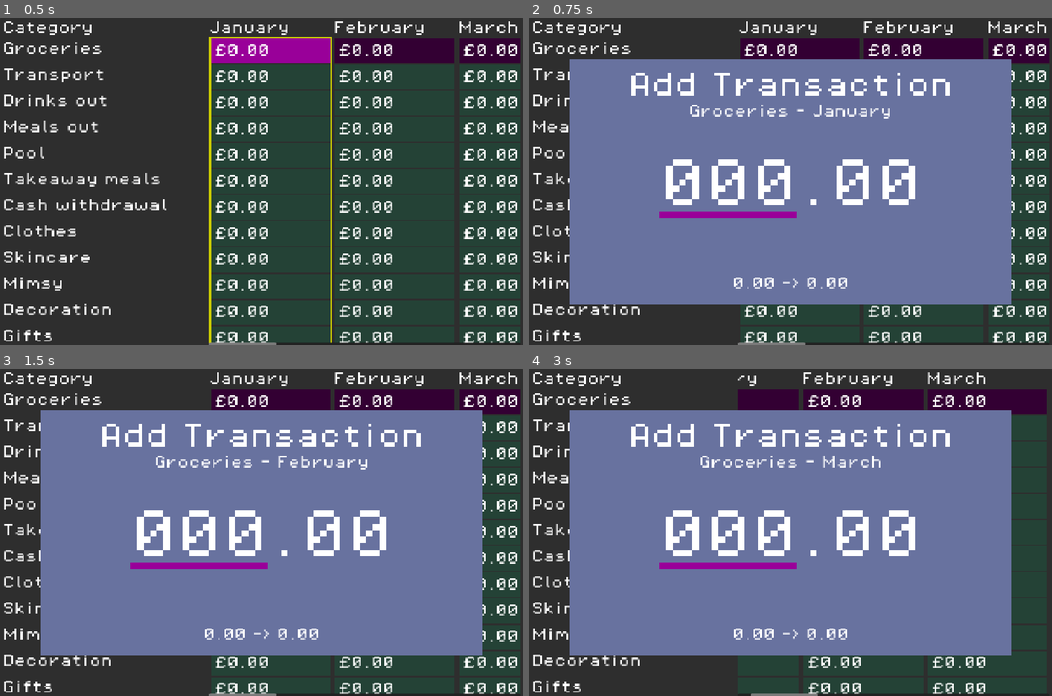
Above: before the commit, frames 1-4 (two rows, left to right).
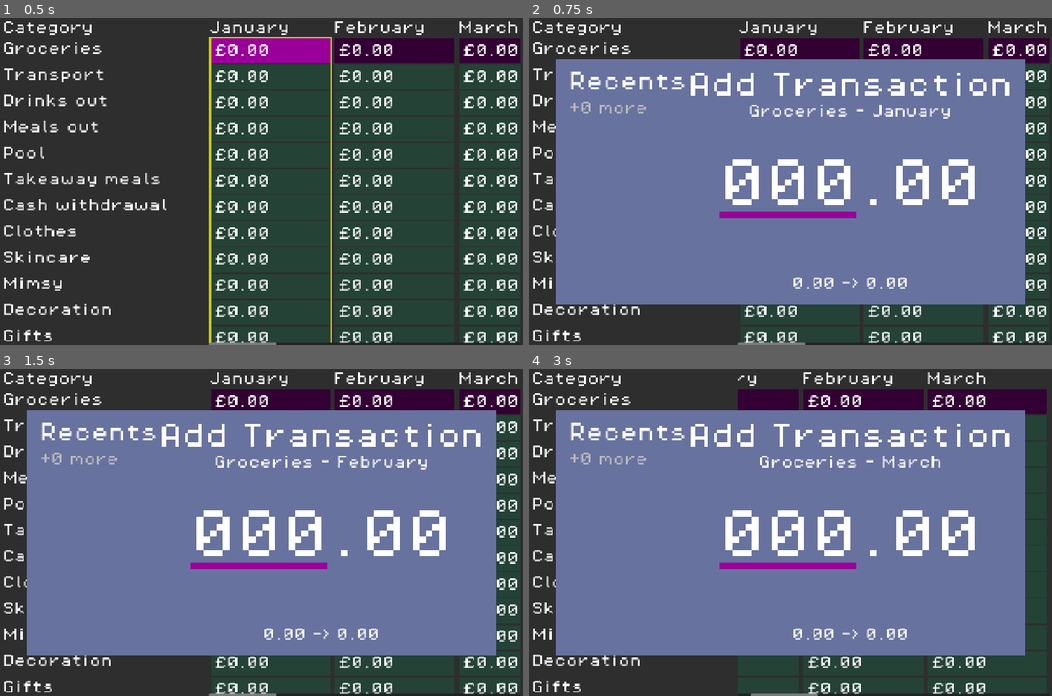
Above: after the commit, the same moments.

Repository: phrasmotica/budget-visualiser
Game: Godot game, scene res://scenes/ui/spreadsheet_ui/spreadsheet_ui.tscn
Same seed, same stepped clock (60 frames per second), same inputs: the game is played once before the commit and once after it.
Inputs (mouse positions are in pixels of both pictures, inside the frame that each line leads up to):
- Up to frame 1 (0.5 s): no input
- Up to frame 2 (0.75 s): tap Enter (ui_accept) at 0.5 s; move the mouse to (905, 165) at 0.52 s; hold Right (ui_right) from 0.53 s (still down); tap Shift (bulk_modifier) at 0.6 s; click (905, 165) at 0.67 s
- Up to frame 3 (1.5 s): tap Enter (ui_accept) at 0.77, 1.25 s; release Right (ui_right) at 1.25 s; drag from (156, 548) to (235, 597) at 1.27 s
- Up to frame 4 (3 s): tap Enter (ui_accept) at 2, 2.75 s; move the mouse to (842, 460) at 2.02 s; hold Right (ui_right) 2.03-2.75 s; tap Z at 2.1 s; drag from (764, 597) to (633, 483) at 2.77 s

Frame 1 is identical in both runs. In frame 2, 12% of the frame differs, in the area x 5-95%, y 12-88%; in frame 3, 12%; in frame 4, 12%.

Commit message:
Show the number of recent transactions in the highlighted month and category when amount entry modal is shown

Diff:
--- a/scenes/ui/amount_entry_modal/amount_entry_modal.gd
+++ b/scenes/ui/amount_entry_modal/amount_entry_modal.gd
@@ -31,6 +31,9 @@
 @onready
 var totaller: AmountTotaller = %Totaller
 
+@onready
+var recent_transactions: RecentTransactions = %RecentTransactions
+
 var _state_factory := AmountEntryModalStateFactory.new()
 var _current_state: AmountEntryModalState = null
 
@@ -52,7 +55,8 @@
 		self,
 		state_data,
 		appearance,
-		totaller)
+		totaller,
+		recent_transactions)
 
 	_current_state.state_transition_requested.connect(switch_state)
 	_current_state.name = "AmountEntryModalStateMachine: %s" % str(state)
--- a/scenes/ui/amount_entry_modal/amount_entry_modal.tscn
+++ b/scenes/ui/amount_entry_modal/amount_entry_modal.tscn
@@ -1,10 +1,11 @@
-[gd_scene load_steps=6 format=3 uid="uid://dw7xjnqey7y0y"]
+[gd_scene load_steps=7 format=3 uid="uid://dw7xjnqey7y0y"]
 
 [ext_resource type="Theme" uid="uid://c1ktlawkckrai" path="res://themes/theme_pixel.tres" id="1_wumc0"]
 [ext_resource type="PackedScene" uid="uid://dtev33c4yaaub" path="res://scenes/ui/amount_edit/amount_edit.tscn" id="2_8gaj6"]
 [ext_resource type="Script" uid="uid://v2v0n4dsl33v" path="res://scenes/ui/amount_entry_modal/amount_entry_modal.gd" id="2_218fl"]
 [ext_resource type="Script" uid="uid://b3ek0xt6yv316" path="res://scenes/ui/amount_entry_modal/amount_entry_modal_appearance.gd" id="2_dmink"]
 [ext_resource type="Script" uid="uid://cyfb673un1meg" path="res://scenes/ui/amount_entry_modal/amount_totaller.gd" id="4_ljdbp"]
+[ext_resource type="PackedScene" uid="uid://cgj8ahx4yu8su" path="res://scenes/ui/recent_transactions/recent_transactions.tscn" id="5_waxe7"]
 
 [node name="AmountEntryModal" type="PanelContainer"]
 custom_minimum_size = Vector2(1080, 600)
@@ -19,17 +20,17 @@
 [node name="Appearance" type="Node" parent="." node_paths=PackedStringArray("header_label", "sub_header_label", "caption_label", "edit_major", "edit_minor")]
 unique_name_in_owner = true
 script = ExtResource("2_dmink")
-header_label = NodePath("../MarginContainer/VBoxContainer/HeaderLabel")
-sub_header_label = NodePath("../MarginContainer/VBoxContainer/SubHeaderLabel")
-caption_label = NodePath("../MarginContainer/VBoxContainer/CaptionLabel")
-edit_major = NodePath("../MarginContainer/VBoxContainer/HBoxContainer/AmountEditMajor")
-edit_minor = NodePath("../MarginContainer/VBoxContainer/HBoxContainer/AmountEditMinor")
+header_label = NodePath("../MarginContainer/HBoxContainer/AmountEntryControls/HeaderLabel")
+sub_header_label = NodePath("../MarginContainer/HBoxContainer/AmountEntryControls/SubHeaderLabel")
+caption_label = NodePath("../MarginContainer/HBoxContainer/AmountEntryControls/CaptionLabel")
+edit_major = NodePath("../MarginContainer/HBoxContainer/AmountEntryControls/HBoxContainer/AmountEditMajor")
+edit_minor = NodePath("../MarginContainer/HBoxContainer/AmountEntryControls/HBoxContainer/AmountEditMinor")
 
 [node name="Totaller" type="Node" parent="." node_paths=PackedStringArray("edit_major", "edit_minor")]
 unique_name_in_owner = true
 script = ExtResource("4_ljdbp")
-edit_major = NodePath("../MarginContainer/VBoxContainer/HBoxContainer/AmountEditMajor")
-edit_minor = NodePath("../MarginContainer/VBoxContainer/HBoxContainer/AmountEditMinor")
+edit_major = NodePath("../MarginContainer/HBoxContainer/AmountEntryControls/HBoxContainer/AmountEditMajor")
+edit_minor = NodePath("../MarginContainer/HBoxContainer/AmountEntryControls/HBoxContainer/AmountEditMinor")
 
 [node name="MarginContainer" type="MarginContainer" parent="."]
 layout_mode = 2
@@ -38,52 +39,59 @@
 theme_override_constants/margin_right = 32
 theme_override_constants/margin_bottom = 32
 
-[node name="VBoxContainer" type="VBoxContainer" parent="MarginContainer"]
+[node name="HBoxContainer" type="HBoxContainer" parent="MarginContainer"]
+layout_mode = 2
+
+[node name="RecentTransactions" parent="MarginContainer/HBoxContainer" instance=ExtResource("5_waxe7")]
+unique_name_in_owner = true
+layout_mode = 2
+
+[node name="AmountEntryControls" type="VBoxContainer" parent="MarginContainer/HBoxContainer"]
 layout_mode = 2
 theme_override_constants/separation = 0
 
-[node name="HeaderLabel" type="Label" parent="MarginContainer/VBoxContainer"]
+[node name="HeaderLabel" type="Label" parent="MarginContainer/HBoxContainer/AmountEntryControls"]
 layout_mode = 2
 theme_override_font_sizes/font_size = 64
 text = "Edit Amount"
 horizontal_alignment = 1
 
-[node name="Spacer" type="Control" parent="MarginContainer/VBoxContainer"]
+[node name="Spacer" type="Control" parent="MarginContainer/HBoxContainer/AmountEntryControls"]
 custom_minimum_size = Vector2(0, 16)
 layout_mode = 2
 
-[node name="SubHeaderLabel" type="Label" parent="MarginContainer/VBoxContainer"]
+[node name="SubHeaderLabel" type="Label" parent="MarginContainer/HBoxContainer/AmountEntryControls"]
 layout_mode = 2
 theme_override_font_sizes/font_size = 32
 horizontal_alignment = 1
 
-[node name="Spacer2" type="Control" parent="MarginContainer/VBoxContainer"]
+[node name="Spacer2" type="Control" parent="MarginContainer/HBoxContainer/AmountEntryControls"]
 custom_minimum_size = Vector2(0, 84)
 layout_mode = 2
 
-[node name="HBoxContainer" type="HBoxContainer" parent="MarginContainer/VBoxContainer"]
+[node name="HBoxContainer" type="HBoxContainer" parent="MarginContainer/HBoxContainer/AmountEntryControls"]
 layout_mode = 2
 theme_override_constants/separation = 0
 alignment = 1
 
-[node name="AmountEditMajor" parent="MarginContainer/VBoxContainer/HBoxContainer" instance=ExtResource("2_8gaj6")]
+[node name="AmountEditMajor" parent="MarginContainer/HBoxContainer/AmountEntryControls/HBoxContainer" instance=ExtResource("2_8gaj6")]
 layout_mode = 2
 amount_maximum = 999
 
-[node name="SeparatorLabel" type="Label" parent="MarginContainer/VBoxContainer/HBoxContainer"]
+[node name="SeparatorLabel" type="Label" parent="MarginContainer/HBoxContainer/AmountEntryControls/HBoxContainer"]
 layout_mode = 2
 theme_override_font_sizes/font_size = 128
 text = "."
 
-[node name="AmountEditMinor" parent="MarginContainer/VBoxContainer/HBoxContainer" instance=ExtResource("2_8gaj6")]
+[node name="AmountEditMinor" parent="MarginContainer/HBoxContainer/AmountEntryControls/HBoxContainer" instance=ExtResource("2_8gaj6")]
 layout_mode = 2
 
-[node name="Spacer3" type="Control" parent="MarginContainer/VBoxContainer"]
+[node name="Spacer3" type="Control" parent="MarginContainer/HBoxContainer/AmountEntryControls"]
 custom_minimum_size = Vector2(0, 84)
 layout_mode = 2
 size_flags_vertical = 3
 
-[node name="CaptionLabel" type="Label" parent="MarginContainer/VBoxContainer"]
+[node name="CaptionLabel" type="Label" parent="MarginContainer/HBoxContainer/AmountEntryControls"]
 layout_mode = 2
 theme_override_font_sizes/font_size = 32
 horizontal_alignment = 1
--- a/scenes/ui/amount_entry_modal/states/amount_entry_modal_state.gd
+++ b/scenes/ui/amount_entry_modal/states/amount_entry_modal_state.gd
@@ -7,17 +7,20 @@
 var _state_data: AmountEntryModalStateData = null
 var _appearance: AmountEntryModalAppearance = null
 var _totaller: AmountTotaller = null
+var _recent_transactions: RecentTransactions = null
 
 func setup(
 	amount_entry_modal: AmountEntryModal,
 	state_data: AmountEntryModalStateData,
 	appearance: AmountEntryModalAppearance,
 	totaller: AmountTotaller,
+	recent_transactions: RecentTransactions,
 ) -> void:
 	_amount_entry_modal = amount_entry_modal
 	_state_data = state_data
 	_appearance = appearance
 	_totaller = totaller
+	_recent_transactions = recent_transactions
 
 func transition_state(
 	new_state: AmountEntryModal.State,
--- a/scenes/ui/amount_entry_modal/states/amount_entry_modal_state_data.gd
+++ b/scenes/ui/amount_entry_modal/states/amount_entry_modal_state_data.gd
@@ -1,11 +1,27 @@
 class_name AmountEntryModalStateData
 
+var _category: BudgetCategory
+var _month: BudgetMonth
 var _sub_header := ""
 var _amount := 0.0
 var _starting_amount := 0.0
 
 static func build() -> AmountEntryModalStateData:
 	return AmountEntryModalStateData.new()
+
+func with_category(category: BudgetCategory) -> AmountEntryModalStateData:
+	_category = category
+	return self
+
+func get_category() -> BudgetCategory:
+	return _category
+
+func with_month(month: BudgetMonth) -> AmountEntryModalStateData:
+	_month = month
+	return self
+
+func get_month() -> BudgetMonth:
+	return _month
 
 func with_sub_header(sub_header: String) -> AmountEntryModalStateData:
 	_sub_header = sub_header
--- a/scenes/ui/amount_entry_modal/states/amount_entry_modal_state_hidden.gd
+++ b/scenes/ui/amount_entry_modal/states/amount_entry_modal_state_hidden.gd
@@ -13,6 +13,8 @@
 	starting_amount: float,
 ) -> void:
 	var state_data := AmountEntryModalStateData.build() \
+		.with_category(category) \
+		.with_month(month) \
 		.with_sub_header("%s - %s" % [category.name, month.name]) \
 		.with_amount(amount) \
 		.with_starting_amount(starting_amount)
--- a/scenes/ui/amount_entry_modal/states/amount_entry_modal_state_shown.gd
+++ b/scenes/ui/amount_entry_modal/states/amount_entry_modal_state_shown.gd
@@ -3,6 +3,10 @@
 
 func _enter_tree() -> void:
 	print("%s is now shown" % _amount_entry_modal.name)
+
+	_recent_transactions.category = _state_data.get_category()
+	_recent_transactions.month = _state_data.get_month()
+	_recent_transactions.reload()
 
 	_amount_entry_modal.show()
 
--- a/scenes/ui/recent_transactions/recent_transactions.gd
+++ b/scenes/ui/recent_transactions/recent_transactions.gd
@@ -1,3 +1,28 @@
+class_name RecentTransactions
 extends VBoxContainer
 
-# TODO: inject a list of transactions, allow customising the cutoff amount, etc
+@export
+var category: BudgetCategory
+
+@export
+var month: BudgetMonth
+
+@export
+var visible_count := 5
+
+@onready
+var more_label: Label = %MoreLabel
+
+func _ready() -> void:
+	reload()
+
+func reload() -> void:
+	var transactions := _get_transactions()
+	more_label.text = "+%d more" % transactions.size()
+
+func _get_transactions() -> Array[BudgetTransaction]:
+	var budget_data := BudgetProvider.get_budget_data()
+	if not budget_data:
+		return []
+
+	return budget_data.get_transactions_for_category_and_month(category, month)
--- a/scenes/ui/recent_transactions/recent_transactions.tscn
+++ b/scenes/ui/recent_transactions/recent_transactions.tscn
@@ -19,6 +19,7 @@
 layout_mode = 2
 
 [node name="TransactionLabels" type="VBoxContainer" parent="."]
+visible = false
 layout_mode = 2
 theme_override_constants/separation = 8
 
@@ -52,6 +53,7 @@
 layout_mode = 2
 
 [node name="MoreLabel" type="Label" parent="."]
+unique_name_in_owner = true
 layout_mode = 2
 theme_override_colors/font_color = Color(0.733333, 0.733333, 0.733333, 1)
 theme_override_font_sizes/font_size = 32
--- a/scripts/data/budget_data.gd
+++ b/scripts/data/budget_data.gd
@@ -25,6 +25,14 @@
 
 	return transaction
 
+func get_transactions_for_category_and_month(
+	category: BudgetCategory,
+	month: BudgetMonth,
+) -> Array[BudgetTransaction]:
+	return all_transactions \
+		.filter(func(t: BudgetTransaction): return t.category == category) \
+		.filter(func(t: BudgetTransaction): return t.month == month)
+
 func get_transactions_for_month(month: BudgetMonth) -> Array[BudgetTransaction]:
 	return all_transactions \
 		.filter(func(t: BudgetTransaction): return t.month == month)
@@ -41,10 +49,7 @@
 	category: BudgetCategory,
 	month: BudgetMonth,
 ) -> float:
-	var transactions := all_transactions \
-		.filter(func(t: BudgetTransaction): return t.category == category) \
-		.filter(func(t: BudgetTransaction): return t.month == month)
-
+	var transactions := get_transactions_for_category_and_month(category, month)
 	return _add_amounts(transactions)
 
 func compute_month_expenditure(
